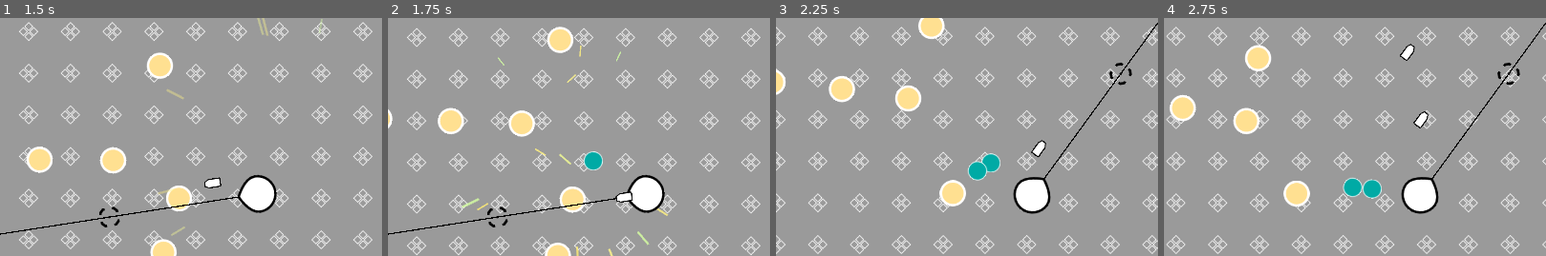
Above: before the commit, frames 1-4 (left to right).
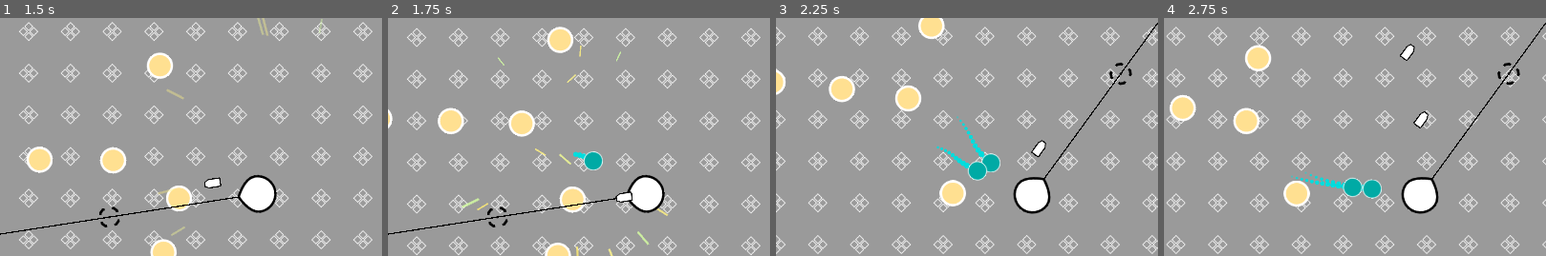
Above: after the commit, the same moments.

Repository: uvmain/zapfour
Game: Godot game, scene res://main/main.tscn
The game is run twice, just before and just after one commit, with the same random seed, the same clock (stepped at 60 frames per second) and the same inputs.
Inputs (mouse positions are % of the whole screen's width and height, from its top left):
- Up to frame 1 (1.5 s): move the mouse to (72, 45) at 0.52 s; hold D (player_right) 0.53-1.28 s; move the mouse to (30, 55) at 1.27 s; hold S (player_down) from 1.28 s (still down)
- Up to frame 2 (1.75 s): keep holding S (player_down)
- Up to frame 3 (2.25 s): move the mouse to (60, 28) at 2.02 s; release S (player_down) at 2.03 s; hold D (player_right) from 2.03 s (still down)
- Up to frame 4 (2.75 s): keep holding D (player_right)
The pictures show only the part of the screen within x 16-66%, y 13-63%; the shares and areas given below are measured in that part.

Frame 1 is identical in both runs. In frame 2, less than 0.1% of the frame differs, in the area x 48-52%, y 56-60%; in frame 3, 0.3%, in the area x 42-55%, y 41-64%; in frame 4, 0.3%.

Commit message:
add particle trails to coin pickup

Diff:
--- a/explosions/explosion_manager.gd
+++ b/effects/explosions/explosion_manager.gd
@@ -1,6 +1,6 @@
 extends Node2D
 
-const explosion = preload("res://explosions/gpu_particles_2d.tscn")
+@export var explosion: PackedScene
 
 func _ready():
 	Events.create_explosion.connect(_on_create_explosion)
--- /dev/null
+++ b/effects/explosions/explosion_manager.tscn
@@ -0,0 +1,8 @@
+[gd_scene load_steps=3 format=3 uid="uid://cyveahb8l562t"]
+
+[ext_resource type="Script" path="res://effects/explosions/explosion_manager.gd" id="1_xu2ag"]
+[ext_resource type="PackedScene" uid="uid://d3jlsk38oqapv" path="res://effects/explosions/gpu_particles_2d.tscn" id="2_wad78"]
+
+[node name="ExplosionManager" type="Node2D"]
+script = ExtResource("1_xu2ag")
+explosion = ExtResource("2_wad78")
--- /dev/null
+++ b/effects/particle_trail.tres
@@ -0,0 +1,22 @@
+[gd_resource type="ParticleProcessMaterial" load_steps=5 format=3 uid="uid://5bfrhk2m5rru"]
+
+[sub_resource type="Gradient" id="25"]
+colors = PackedColorArray(1, 1, 1, 1, 1, 1, 1, 0)
+
+[sub_resource type="GradientTexture1D" id="26"]
+gradient = SubResource("25")
+
+[sub_resource type="Curve" id="4"]
+_data = [Vector2(0, 0.654545), 0.0, 0.0, 0, 0, Vector2(1, 0.309091), 0.0, 0.0, 0, 0]
+point_count = 2
+
+[sub_resource type="CurveTexture" id="5"]
+curve = SubResource("4")
+
+[resource]
+resource_local_to_scene = true
+direction = Vector3(0, 0, 0)
+spread = 0.0
+gravity = Vector3(0, 0, 0)
+scale_curve = SubResource("5")
+color_ramp = SubResource("26")
--- a/explosions/explosion_manager.tscn
+++ /dev/null
@@ -1,6 +0,0 @@
-[gd_scene load_steps=2 format=3 uid="uid://63x083bkpkqg"]
-
-[ext_resource type="Script" path="res://explosions/explosion_manager.gd" id="1_xu2ag"]
-
-[node name="ExplosionManager" type="Node2D"]
-script = ExtResource("1_xu2ag")
--- a/main/main.tscn
+++ b/main/main.tscn
@@ -1,12 +1,13 @@
-[gd_scene load_steps=8 format=3 uid="uid://5gdkhpxi3nb1"]
+[gd_scene load_steps=9 format=3 uid="uid://co56oox62u05i"]
 
 [ext_resource type="PackedScene" uid="uid://l8ocjv8kjipk" path="res://enemies/enemymanager.tscn" id="2_auoog"]
 [ext_resource type="PackedScene" uid="uid://u46nrb8y8lo4" path="res://player/player.tscn" id="2_bt6vk"]
-[ext_resource type="PackedScene" uid="uid://63x083bkpkqg" path="res://explosions/explosion_manager.tscn" id="3_0rglp"]
+[ext_resource type="PackedScene" uid="uid://cyveahb8l562t" path="res://effects/explosions/explosion_manager.tscn" id="3_0rglp"]
 [ext_resource type="PackedScene" uid="uid://bb67qku2eyo43" path="res://background/background.tscn" id="3_7qflg"]
 [ext_resource type="PackedScene" uid="uid://e7yo8yu72yrh" path="res://bulletmanager/bullet_manager.tscn" id="4_s12i6"]
 [ext_resource type="PackedScene" uid="uid://5gr28vx2gsok" path="res://pickups/pickup_manager.tscn" id="4_vafrh"]
 [ext_resource type="PackedScene" uid="uid://ch2libn6m8ou0" path="res://perimeter/perimeter.tscn" id="5_13o4a"]
+[ext_resource type="PackedScene" uid="uid://d3jlsk38oqapv" path="res://effects/explosions/gpu_particles_2d.tscn" id="5_eq472"]
 
 [node name="Main" type="Node2D"]
 
@@ -17,6 +18,7 @@
 [node name="EnemyManager" parent="." instance=ExtResource("2_auoog")]
 
 [node name="ExplosionManager" parent="." instance=ExtResource("3_0rglp")]
+explosion = ExtResource("5_eq472")
 
 [node name="Player" parent="." instance=ExtResource("2_bt6vk")]
 
--- a/pickups/coin.tscn
+++ b/pickups/coin.tscn
@@ -1,7 +1,9 @@
-[gd_scene load_steps=11 format=3 uid="uid://t8uon7073eyn"]
+[gd_scene load_steps=13 format=3 uid="uid://t8uon7073eyn"]
 
 [ext_resource type="Script" path="res://pickups/pickups.gd" id="1_2302u"]
 [ext_resource type="Texture2D" uid="uid://5xstu0s26rwo" path="res://assets/textures/pickups/coinsheet1.png" id="1_i41u3"]
+[ext_resource type="Material" uid="uid://5bfrhk2m5rru" path="res://effects/particle_trail.tres" id="3_6nn7e"]
+[ext_resource type="Texture2D" uid="uid://b37n8rqu1e81r" path="res://assets/textures/pickups/particletrail.png" id="4_4415y"]
 
 [sub_resource type="AtlasTexture" id="AtlasTexture_yt47n"]
 atlas = ExtResource("1_i41u3")
@@ -41,8 +43,14 @@
 
 [node name="Coin" type="Area2D" groups=["Coins", "Pickups"]]
 script = ExtResource("1_2302u")
-pickup_value = null
-speed = null
+
+[node name="TrailParticles" type="GPUParticles2D" parent="."]
+modulate = Color(0, 0.866667, 0.866667, 1)
+emitting = false
+amount = 200
+process_material = ExtResource("3_6nn7e")
+texture = ExtResource("4_4415y")
+lifetime = 0.4
 
 [node name="AnimatedSprite2D" type="AnimatedSprite2D" parent="."]
 rotation = 0.54644
--- a/pickups/pickups.gd
+++ b/pickups/pickups.gd
@@ -32,6 +32,7 @@
 func player_is_collecting(player_node):
 	if player != player_node:
 		player = player_node
+		$TrailParticles.emitting = true
 
 
 func move_to_player(delta):
Binary file added: assets/textures/pickups/particletrail.png
Not shown, added: assets/textures/pickups/particletrail.png.import
Renamed: explosions/gpu_particles_2d.tscn -> effects/explosions/gpu_particles_2d.tscn
